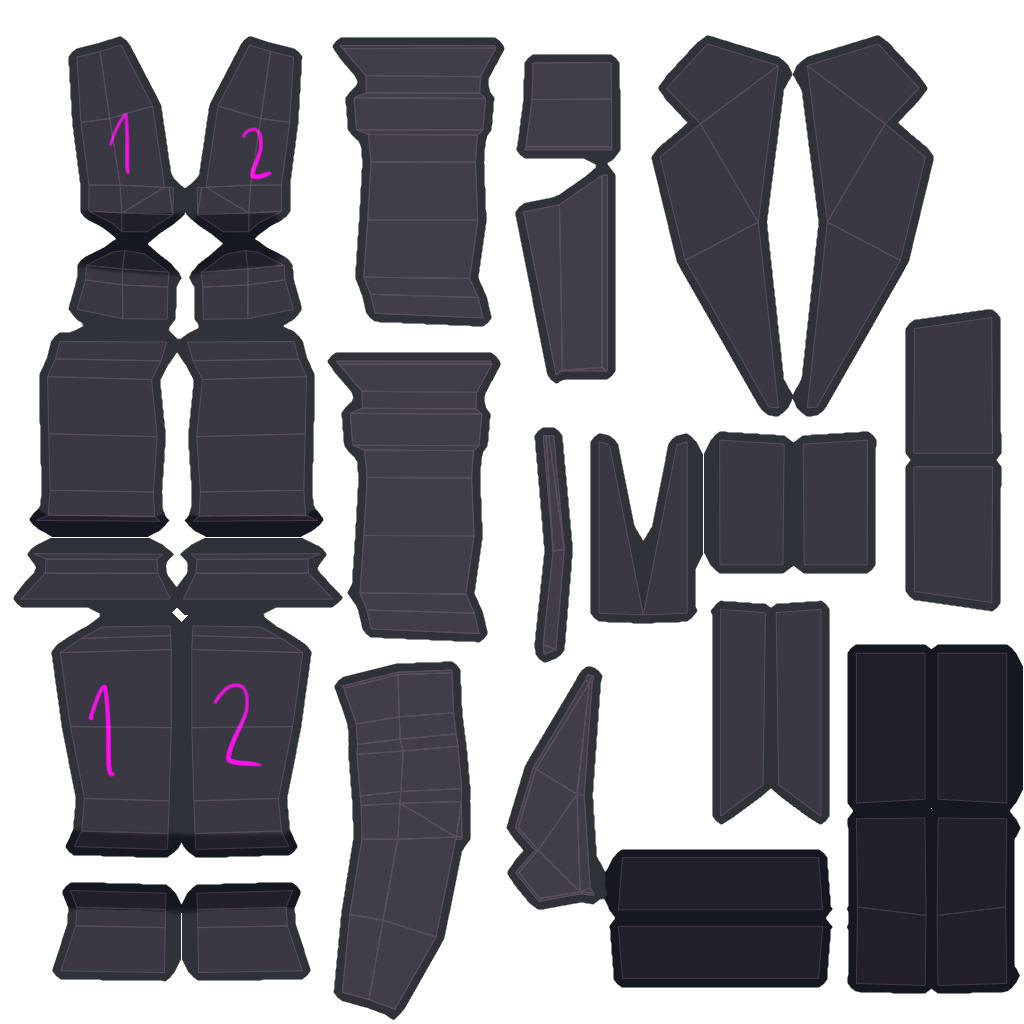
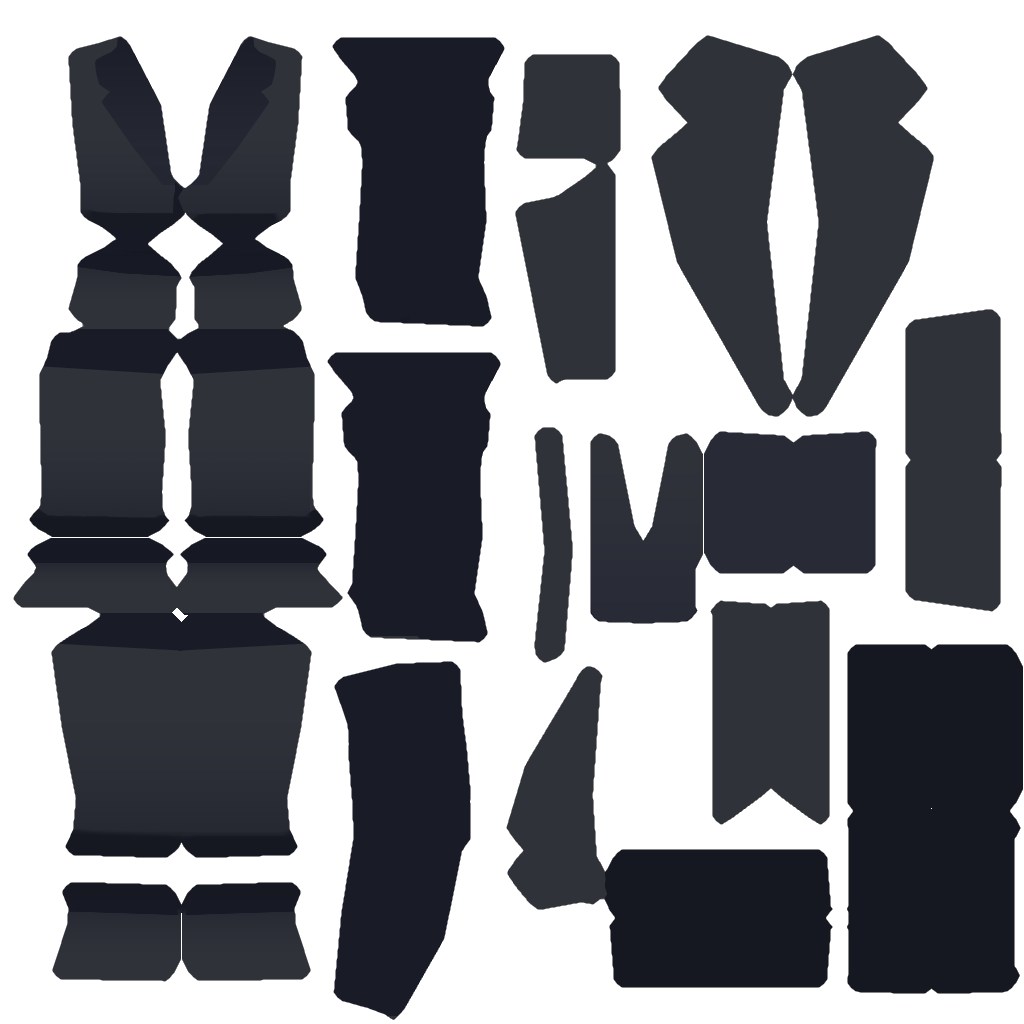
Layers edited between the first and the second 1024x1024 image:
hid "Suit_UV", opacity 19% → 12% over [20, 43, 1008, 1010]
added layer "Layer 2" above "Layer 1 Copy 2" over [20, 133, 700, 956]
added layer "Layer 1 Copy 2" above "Layer 1 Copy" over [66, 896, 178, 915]
added layer "Layer 1 Copy" above "Layer 1" over [20, 37, 894, 1016]
hid "Layer 1", painted on it over [36, 37, 998, 970]
painted on "suit" over [75, 264, 298, 310]
